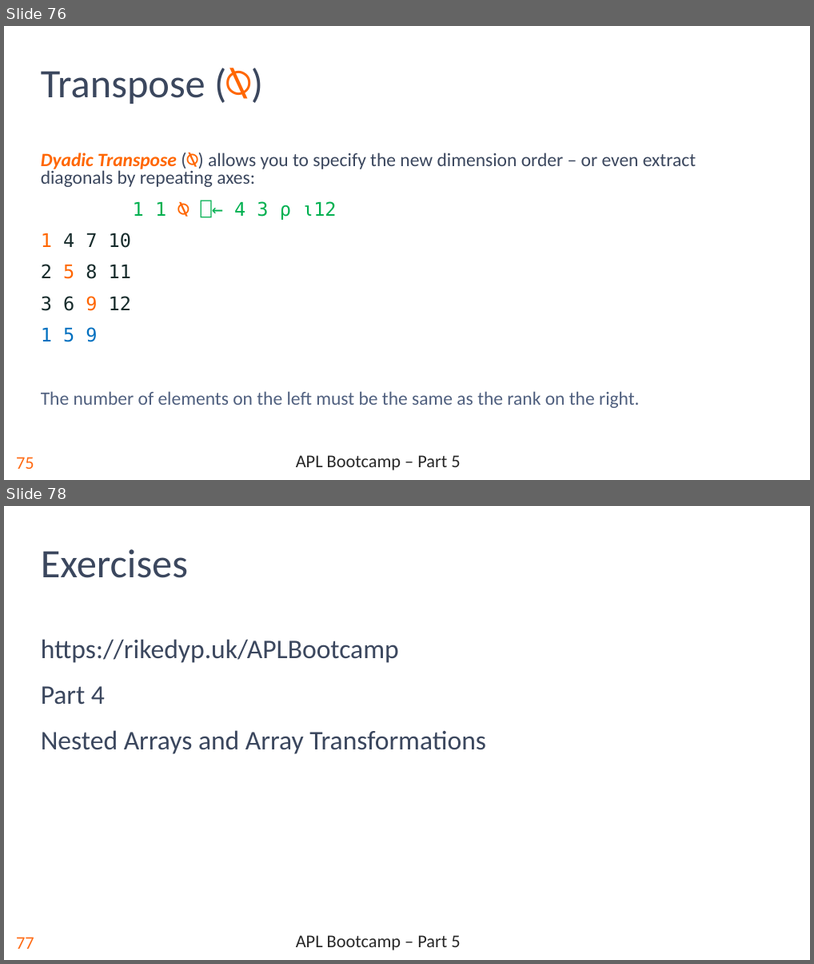
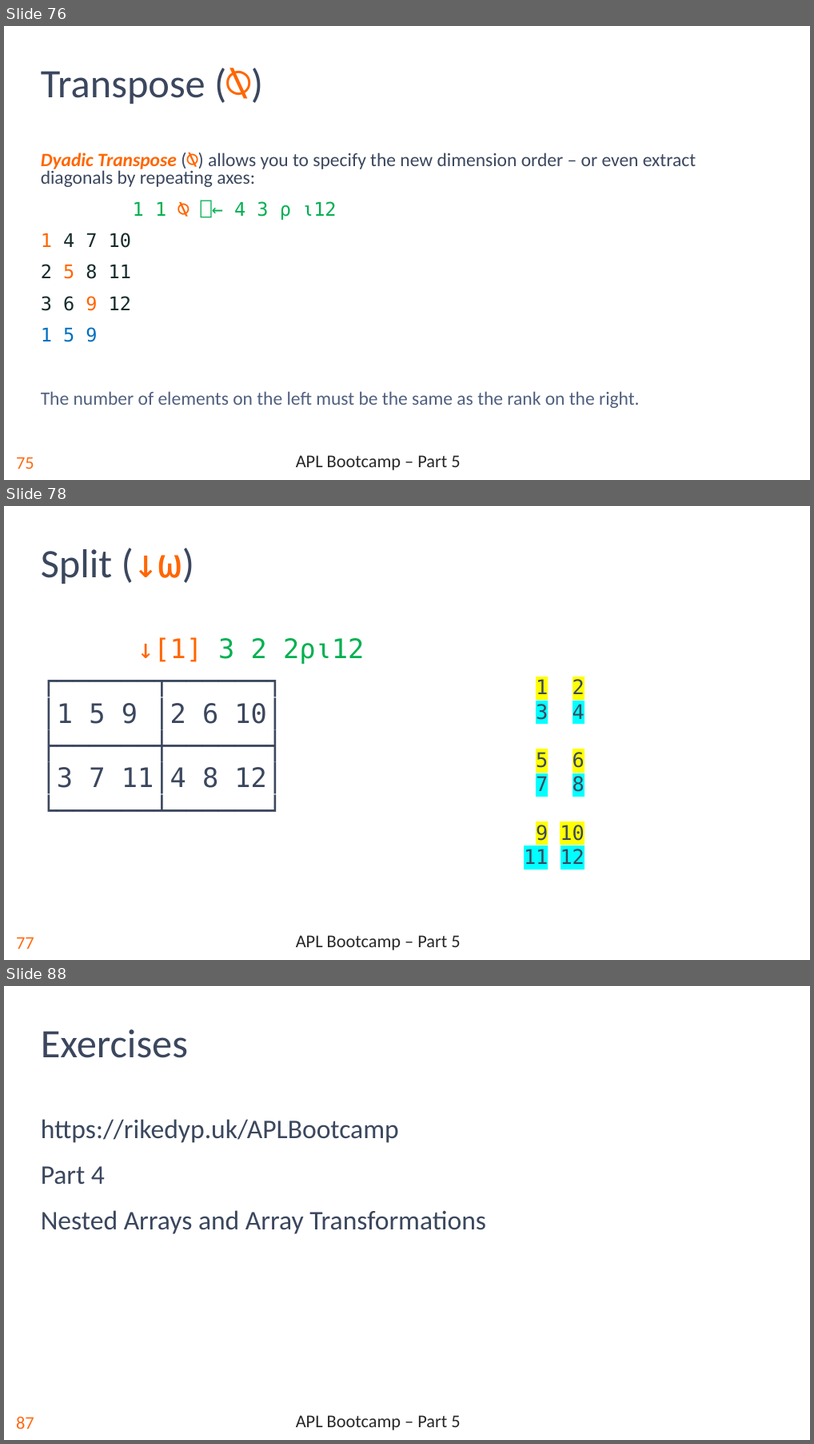
Before and after one commit to rikedyp/APLBootcamp, a slide deck: slides/APL_Bootcamp-part-5.pptx. Shown one above the other, each under a label of ours: slides 76 and 78 before the commit, slides 76, 78 and 88 after it; the slides between them are not shown. The pictures are 814x964 and 814x1444 pixels, drawn with LibreOffice and Linux fonts; fonts in the diff are those of the drawing; background and template pictures are left out. Boxes give left, top, right and bottom in pixels: in the first picture for what was removed or moved away, otherwise in the second. Text is boxed around its words. In the diff, an @@ line names an element or a change of style, - is before the commit and + after.

Commit message:
partition; split; more examples

```diff
--- a/slides/APL_Bootcamp-part-5.pptx
+++ b/slides/APL_Bootcamp-part-5.pptx
@@ slide 78 added at box(4, 506, 810, 960), background #FFFFFF; not listed: 2 template elements that a slide beside it also shows @@
@@ title added at box(41, 549, 113, 584), 36 pt, text #3B475E @@
+Split (↓⍵)
@@ text added at box(41, 637, 364, 793), 24 pt, text #3B475E @@
+↓[1] 3 2 2⍴⍳12
+┌──────┬──────┐
+│1 5 9 │2 6 10│
+├──────┼──────┤
+│3 7 11│4 8 12│
+└──────┴──────┘
@@ text added at box(524, 679, 585, 864), 18 pt, text #3B475E @@
+1 2
+3 4
+5 6
+7 8
+9 10
+11 12
@@ what was slide 78 is now slide 88 @@
@@ page number at box(16, 1416, 34, 1428): text changed @@
-77
+87
```
Also in this commit, not shown: 6 slides changed, 12 other slides added, 1 slide removed.
